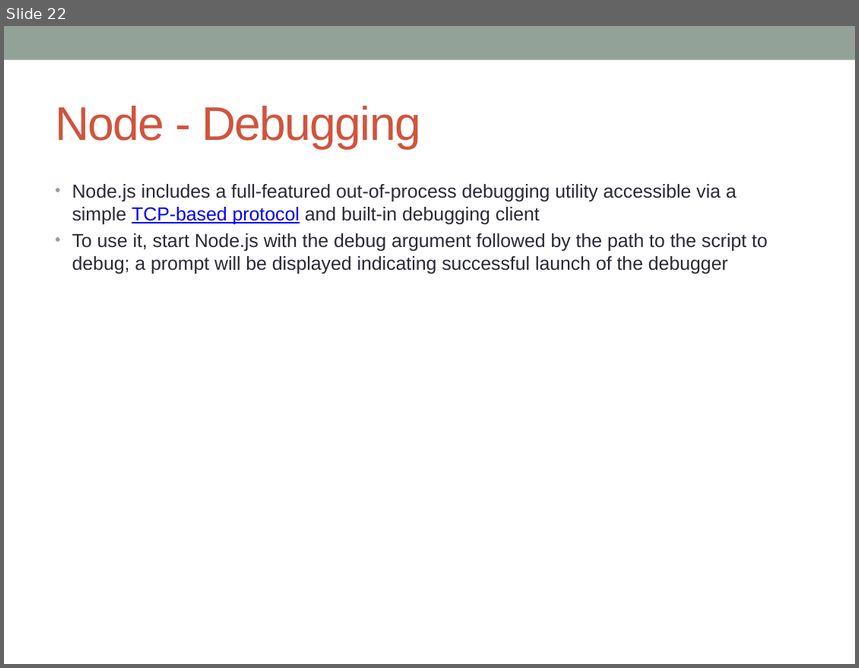
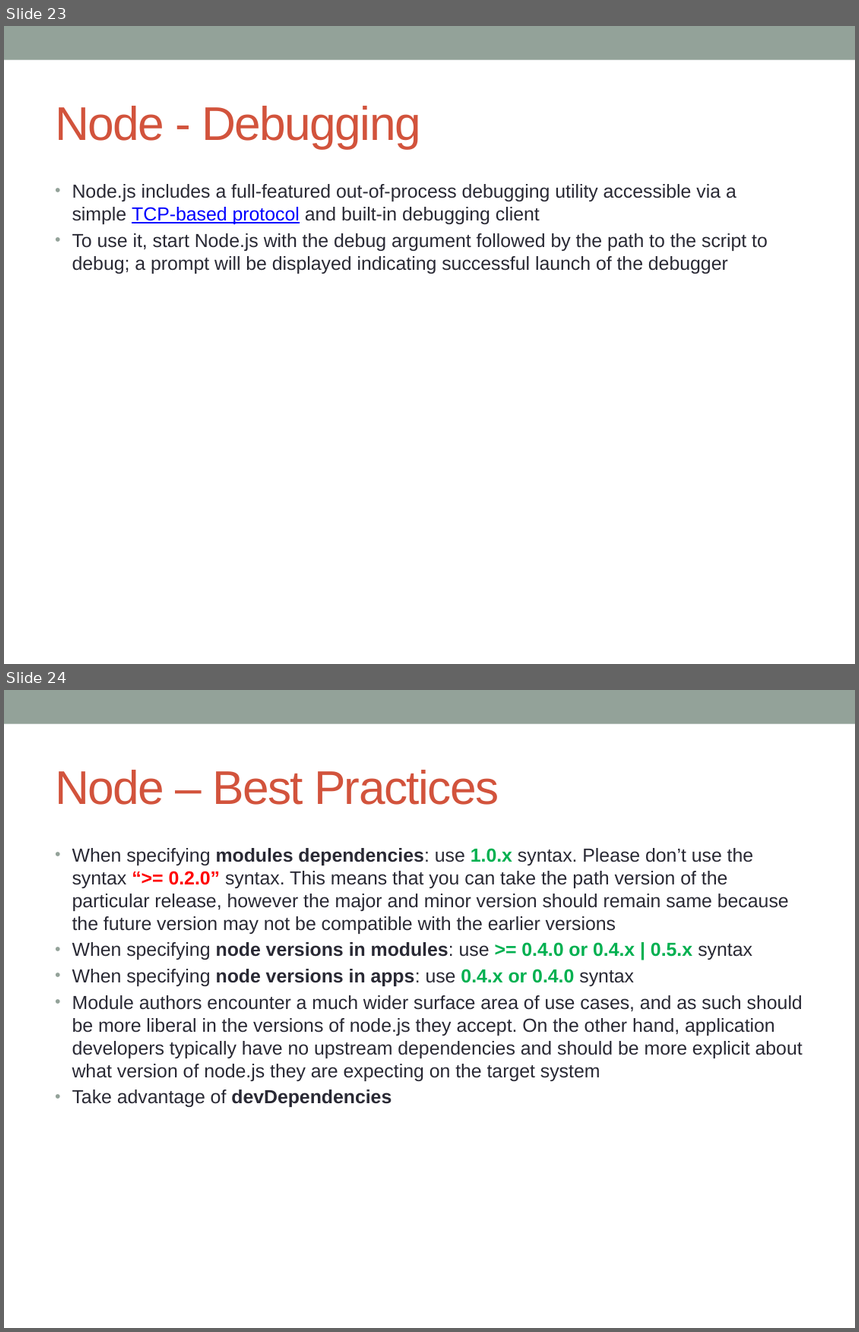
Before and after one commit to notionquest/ProjectDocumentation, a slide deck: NodeJS.pptx. Shown one above the other, each under a label of ours: slide 22 before the commit, slides 23 and 24 after it. The pictures are 859x668 and 859x1332 pixels, drawn with LibreOffice and Linux fonts; fonts in the diff are those of the drawing. Boxes give left, top, right and bottom in pixels: in the first picture for what was removed or moved away, otherwise in the second. Text is boxed around its words. In the diff, an @@ line names an element or a change of style, - is before the commit and + after.

Commit message:
NodeJS updated with grunt, gulp, ansibale and browserify

```diff
--- a/NodeJS.pptx
+++ b/NodeJS.pptx
@@ slide 24 added at [4, 690, 855, 1328], background #FFFFFF; not listed: 1 template element that a slide beside it also shows @@
@@ title added at [55, 770, 499, 805], 40 pt, text #D2533C @@
+Node – Best Practices
@@ text added at [72, 848, 803, 1107], 16 pt, text #292934 @@
+• When specifying modules dependencies: use 1.0.x syntax. Please don’t use the syntax “>= 0.2.0” syntax. This means that you can take the path version of the particular release, however the major and minor version should remain same because the future version may not be compatible with the earlier versions
+• When specifying node versions in modules: use >= 0.4.0 or 0.4.x | 0.5.x syntax
+• When specifying node versions in apps: use 0.4.x or 0.4.0 syntax
+• Module authors encounter a much wider surface area of use cases, and as such should be more liberal in the versions of node.js they accept. On the other hand, application developers typically have no upstream dependencies and should be more explicit about what version of node.js they are expecting on the target system
+• Take advantage of devDependencies
@@ what was slide 22 is now slide 23 @@
```
Also in this commit, not shown: 12 slides changed, 7 other slides added.
